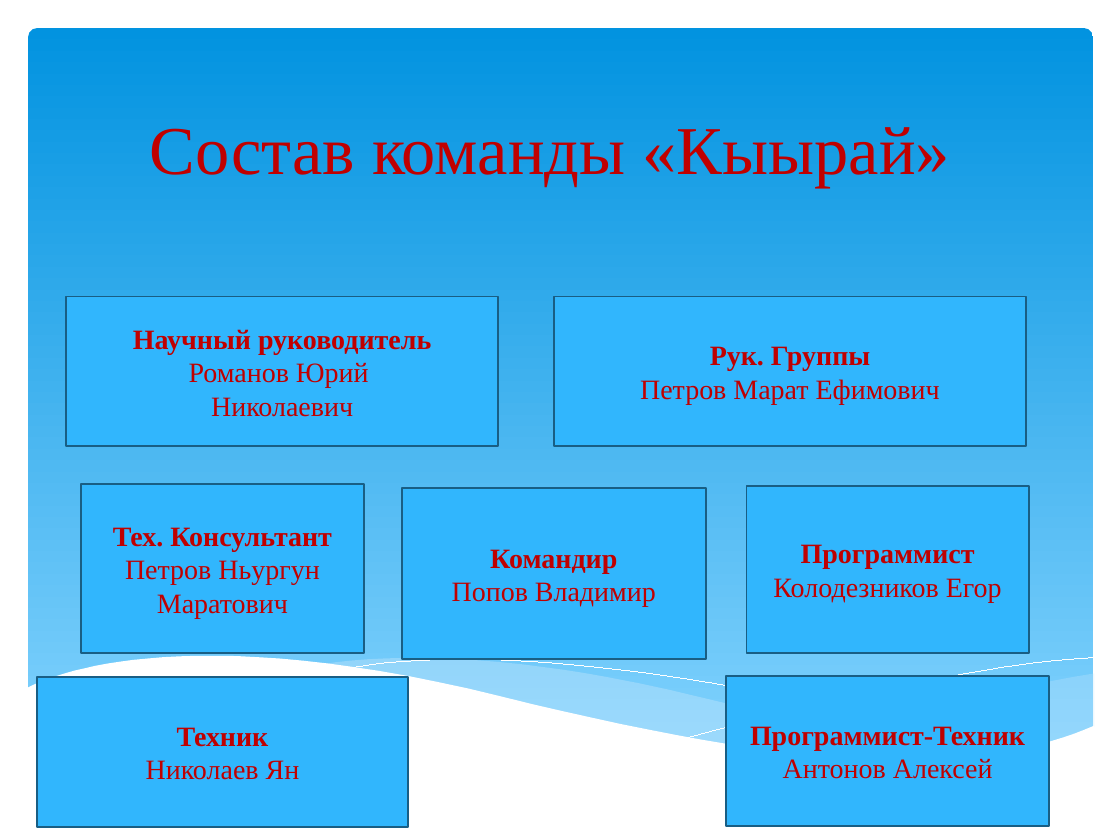
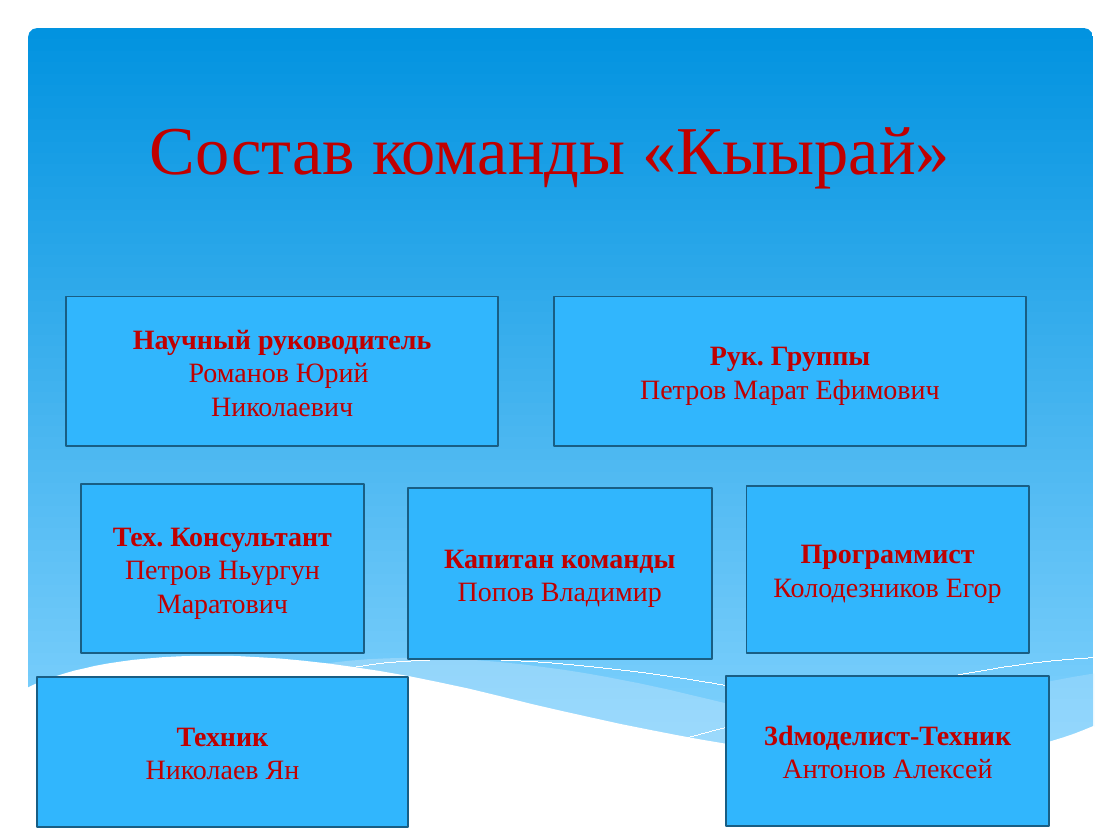
Before and after one commit to vladritfus/HellShow, a slide deck: slide 2 of СПЛ.pptx. Drawn at 1120x840 pixels with LibreOffice and Linux fonts; fonts in the diff are those of the drawing. Boxes give left, top, right and bottom in pixels: in the first picture for what was removed or moved away, otherwise in the second. Text is boxed around its words. In the diff, an @@ line names an element or a change of style, - is before the commit and + after.

```diff
--- a/СПЛ.pptx
+++ b/СПЛ.pptx
@@ rectangle "Капитан команды": place and size @@
-rectangle "Капитан команды" at (402,488,707,659)
+rectangle "Капитан команды" at (408,488,712,659)
@@ text in rectangle at (444,549,675,573): text changed @@
-Командир
+Капитан команды
@@ text in rectangle at (764,725,1011,750): text changed @@
-Программист-Техник
+3dмоделист-Техник
```
Also in this commit, not shown: 2 other slides changed, 1 slide added.
